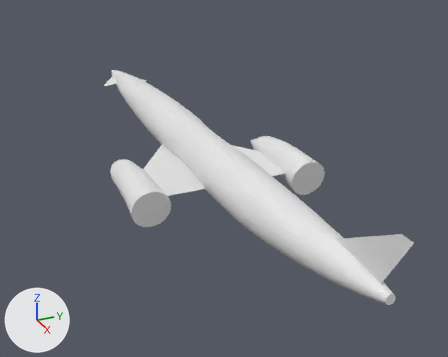
The Blender file skylon.blend as it was, and as the next commit left it.
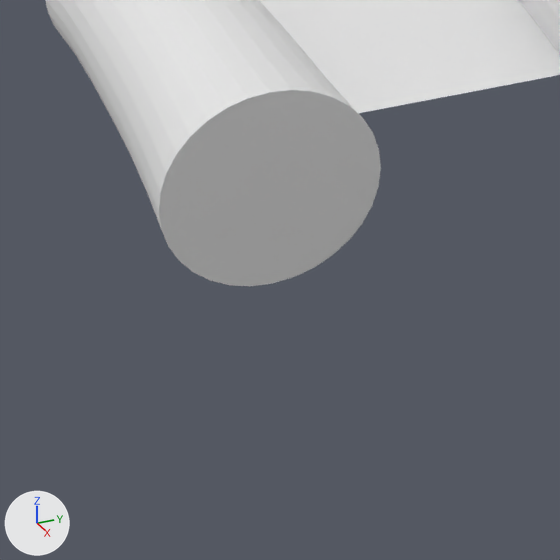
The first picture shows the older version from a 50 mm camera at (120.7, -49.2, 52.9) aimed at (2.2, 4.2, -6.3). The close-ups show both versions on the part from 23% to 45% of the width and 49% to 77% of the height of that picture; other places that the commit changed are outside them. The axes (+X, +Y, +Z) are drawn at lower left. The lights are the same throughout.
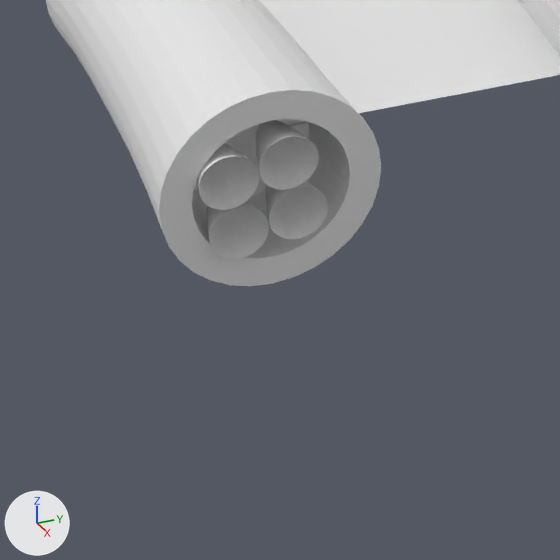
The change, as a diff of the scene's bpy script:
```diff
--- a/skylon.blend.py
+++ b/skylon.blend.py
@@ me_cylinder_002 @@
 # used by ob_cylinder_002; location = (4.19, -17.78, -2.36); rotation_euler = (0.0, 1.571, 0.0), in degrees (0, 90, 0); scale = (4.42, 4.42, 12.5)
-me_cylinder_002.from_pydata(...)  # 288 vertices, 258 faces; spans x -0.82..1.05, y -0.92..0.92, z -1.23..1.03
+me_cylinder_002.from_pydata(...)  # 321 vertices, 321 faces; spans x -0.82..1.05, y -4.94..-3.09, z -1.23..1.03
+# me_cylinder_002 part 1: 321 vertices added at x -0.82..1.05, y -4.94..-3.09, z -1.23..1.03
@@ me_cylinder_006 @@
+me_cylinder_006.from_pydata(...)  # 1796 vertices, 1792 faces; spans x -1.1..3.33, y -1.1..3.32, z -0.01..2.64
@@ ob_cylinder_002 @@
 ob_cylinder_002 = bpy.data.objects.new('Cylinder.002', me_cylinder_002)
-ob_cylinder_002.location = (4.19, -17.78, -2.36)
+ob_cylinder_002.location = (4.19, 0.0, -2.36)
 ob_cylinder_002.rotation_euler = (0.0, 1.571, 0.0)  # degrees (0, 90, 0)
 ob_cylinder_002.scale = (4.42, 4.42, 12.5)
+_m = ob_cylinder_002.modifiers.new('Mirror', 'MIRROR')
+_m.use_axis = (False, True, False)
@@ ob_nozzles_001 @@
+ob_nozzles_001 = bpy.data.objects.new('nozzles.001', me_cylinder_006)
+ob_nozzles_001.location = (14.34, -19.43, -1.83)
+ob_nozzles_001.rotation_euler = (-0.869, 1.773, -0.871)  # degrees (-50, 102, -50)
```

Boxes (x1, y1, x2, y2) around the edits, measured in the close-ups (560 x 560 px):
'Cylinder.002', reshaped, moved, modifiers changed: before (45, 0, 381, 286); after (46, 0, 381, 286)
'nozzles.001', added: after (197, 120, 328, 260)
part 1 of me_cylinder_002, added: after (46, 0, 381, 286)
